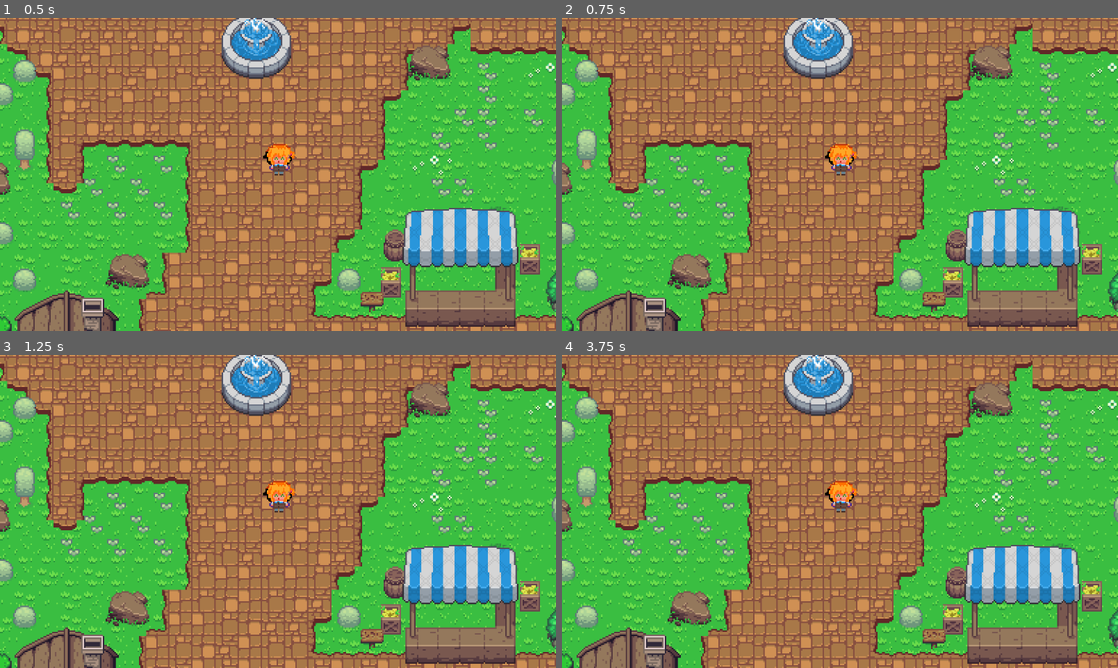
Above: before the commit, frames 1-4 (two rows, left to right).
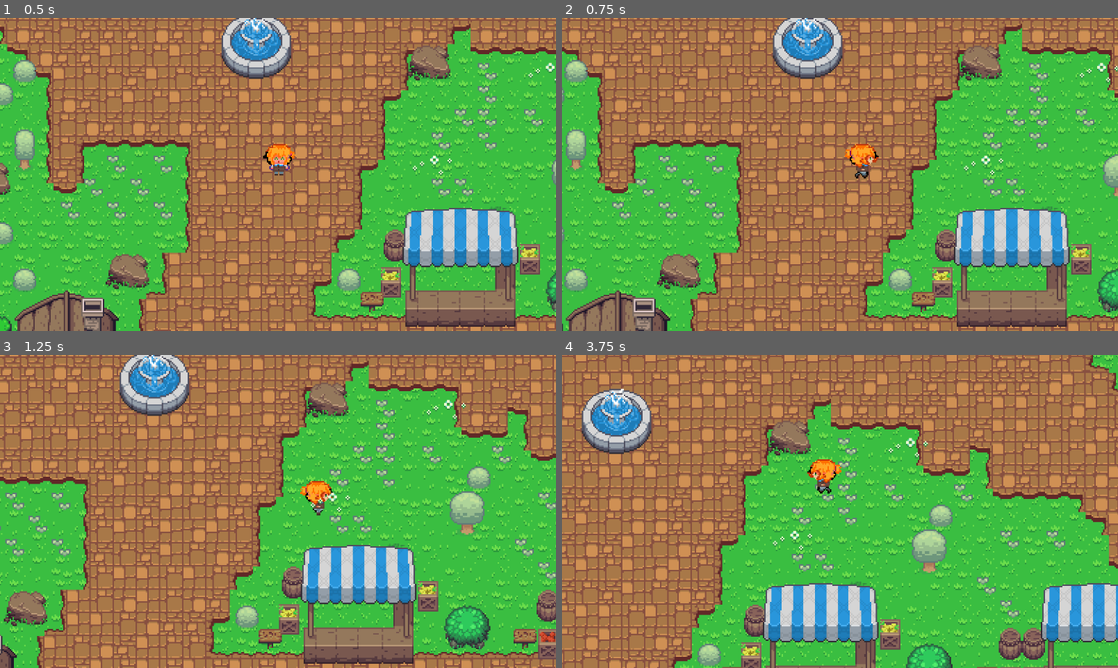
Above: after the commit, the same moments.

Repository: AiNhi-06/PLF
Game: Godot game, scene res://scenes/đất.tscn
Same seed, same stepped clock (60 frames per second), same inputs: the game is played once before the commit and once after it.
Inputs:
- Up to frame 1 (0.5 s): no input
- Up to frame 2 (0.75 s): tap Enter at 0.5 s; hold D (right) from 0.53 s (still down)
- Up to frame 3 (1.25 s): keep holding D (right)
- Up to frame 4 (3.75 s): release D (right) at 1.28 s; hold S (down) 1.28-2.03 s; hold D (right) 2.03-2.78 s; hold W (up) 2.78-3.53 s; hold A (left) from 3.53 s (still down)

Frame 1 is identical in both runs. In frame 2, 50% of the frame differs, in the area x 0-100%, y 0-100%; in frame 3, 73%; in frame 4, 82%.
Error before the commit: Parse Error: Unexpected identifier "Đường" in class body. (res://scripts/player.gd:57)

Commit message:
sửa folder

Diff:
--- a/assets/Tilesets/game_tile_set.tres
+++ b/assets/Tilesets/game_tile_set.tres
@@ -1,12 +1,12 @@
 [gd_resource type="TileSet" format=3 uid="uid://dbm5k2ky0wuma"]
 
-[ext_resource type="Texture2D" uid="uid://di3wn8wxpcmo0" path="res://assets/assets/Pixel Farming Base Pack/Tilesets/tileset_grass.png" id="1_pi5w0"]
-[ext_resource type="Texture2D" uid="uid://cbov6ajbe5pml" path="res://assets/assets/Free Pack/Overworld.png" id="2_hu6sp"]
-[ext_resource type="Texture2D" uid="uid://bflm7fm5wkx6h" path="res://assets/assets/sproutland/Fences.png" id="3_0b0mn"]
-[ext_resource type="Texture2D" uid="uid://8d27v08v23rm" path="res://assets/assets/Free Pack/Environment/Props/Static/Rocks.png" id="3_ow828"]
-[ext_resource type="Texture2D" uid="uid://cndn0ry1uowuw" path="res://assets/assets/Flowers.png" id="4_0b0mn"]
-[ext_resource type="Texture2D" uid="uid://c43etkcncluj6" path="res://assets/assets/House-Photoroom (Phone).png" id="5_ow828"]
-[ext_resource type="Texture2D" uid="uid://bunh0sklkpukl" path="res://assets/assets/Furniture 1-Photoroom.png" id="6_ow828"]
+[ext_resource type="Texture2D" uid="uid://di3wn8wxpcmo0" path="res://assets/Pixel Farming Base Pack/Tilesets/tileset_grass.png" id="1_pi5w0"]
+[ext_resource type="Texture2D" uid="uid://cbov6ajbe5pml" path="res://assets/Free Pack/Overworld.png" id="2_hu6sp"]
+[ext_resource type="Texture2D" uid="uid://bflm7fm5wkx6h" path="res://assets/sproutland/Fences.png" id="3_0b0mn"]
+[ext_resource type="Texture2D" uid="uid://8d27v08v23rm" path="res://assets/Free Pack/Environment/Props/Static/Rocks.png" id="3_ow828"]
+[ext_resource type="Texture2D" uid="uid://cndn0ry1uowuw" path="res://assets/Flowers.png" id="4_0b0mn"]
+[ext_resource type="Texture2D" uid="uid://c43etkcncluj6" path="res://assets/House-Photoroom (Phone).png" id="5_ow828"]
+[ext_resource type="Texture2D" uid="uid://bunh0sklkpukl" path="res://assets/Furniture 1-Photoroom.png" id="6_ow828"]
 
 [sub_resource type="TileSetAtlasSource" id="TileSetAtlasSource_ow828"]
 texture = ExtResource("1_pi5w0")
--- a/assets/Tilesets/hoúe.tres
+++ b/assets/Tilesets/hoúe.tres
@@ -2,9 +2,9 @@
 
 [ext_resource type="Texture2D" uid="uid://bunh0sklkpukl" path="res://assets/Furniture 1-Photoroom.png" id="1_yqwks"]
 [ext_resource type="Texture2D" uid="uid://c43etkcncluj6" path="res://assets/House-Photoroom (Phone).png" id="2_g7d0f"]
-[ext_resource type="Texture2D" uid="uid://c2xrnjxdxlwpr" path="res://house.png" id="2_j01fk"]
-[ext_resource type="Texture2D" uid="uid://dhh8r20dxedut" path="res://assets/inside-Photoroom (Phone).png" id="3_g7d0f"]
-[ext_resource type="Texture2D" uid="uid://7vwc0bcik08c" path="res://Tilesets/house-Photoroom.png" id="5_fwxv3"]
+[ext_resource type="Texture2D" uid="uid://c2xrnjxdxlwpr" path="res://assets/house.png" id="2_j01fk"]
+[ext_resource type="Texture2D" uid="uid://dhh8r20dxedut" path="res://assets/in_home/inside-Photoroom (Phone).png" id="3_g7d0f"]
+[ext_resource type="Texture2D" path="res://Tilesets/house-Photoroom.png" id="5_fwxv3"]
 
 [sub_resource type="TileSetAtlasSource" id="TileSetAtlasSource_j01fk"]
 texture = ExtResource("1_yqwks")
--- a/scenes/fish_map.tscn
+++ b/scenes/fish_map.tscn
@@ -1,7 +1,7 @@
 [gd_scene format=4 uid="uid://duiwaf0b45xma"]
 
 [ext_resource type="Texture2D" uid="uid://dn6hxge70n467" path="res://assets/map/Overworld.png" id="1_efpse"]
-[ext_resource type="Texture2D" uid="uid://cbov6ajbe5pml" path="res://assets/assets/Free Pack/Overworld.png" id="2_f183j"]
+[ext_resource type="Texture2D" uid="uid://cbov6ajbe5pml" path="res://assets/Free Pack/Overworld.png" id="2_f183j"]
 
 [sub_resource type="TileSetAtlasSource" id="TileSetAtlasSource_jl6he"]
 texture = ExtResource("1_efpse")
--- a/scenes/inventory_ui.gd
+++ b/scenes/inventory_ui.gd
@@ -2,18 +2,27 @@
 
 var is_open = false
 
+# 1. Khai báo đường dẫn chuẩn đến file bạn vừa lưu
+@onready var grid_container = $MarginContainer/GridContainer
+var slot_scene = preload("res://scenes/ui/InventorySlot.tscn")
+
 func _ready():
-	visible = false # Lúc đầu vào game thì ẩn túi đồ đi
+	visible = false
+	# 2. Gọi hàm tạo sẵn 20 ô khi game vừa load
+	create_slots(20)
 
 func toggle():
 	is_open = !is_open
 	visible = is_open
-
-	# Dừng game hoặc chạy tiếp khi mở/đóng túi đồ
 	get_tree().paused = is_open
 
-	# Hiện/Ẩn chuột để tương tác với vật phẩm
 	if is_open:
 		Input.mouse_mode = Input.MOUSE_MODE_VISIBLE
 	else:
 		Input.mouse_mode = Input.MOUSE_MODE_CAPTURED
+
+# 3. Thêm hàm tạo ô này vào cuối script
+func create_slots(amount: int):
+	for i in range(amount):
+		var new_slot = slot_scene.instantiate()
+		grid_container.add_child(new_slot)
--- /dev/null
+++ b/scenes/ui/InventorySlot.tscn
@@ -0,0 +1,16 @@
+[gd_scene format=3 uid="uid://d3j1weqlgo4wb"]
+
+[ext_resource type="Texture2D" uid="uid://cea5rddbxmpbb" path="res://assets/inventorySlot.png" id="1_y842j"]
+
+[node name="InventorySlot" type="Node2D" unique_id=970558150]
+
+[node name="PanelContainer" type="PanelContainer" parent="." unique_id=1386888839]
+custom_minimum_size = Vector2(32, 32)
+offset_right = 40.0
+offset_bottom = 40.0
+
+[node name="TextureRect" type="TextureRect" parent="PanelContainer" unique_id=1322407561]
+layout_mode = 2
+texture = ExtResource("1_y842j")
+expand_mode = 1
+stretch_mode = 5
--- a/scenes/đất.tscn
+++ b/scenes/đất.tscn
@@ -15,9 +15,6 @@
 [node name="player" parent="." unique_id=569254798 instance=ExtResource("2_xlvum")]
 position = Vector2(566, 297)
 script = ExtResource("3_xlvum")
-speed = null
-acceleration = null
-friction = null
 
 [node name="Camera2D" type="Camera2D" parent="player" unique_id=40742457 node_paths=PackedStringArray("tilemap")]
 zoom = Vector2(3, 3)
@@ -29,3 +26,11 @@
 
 [node name="InventoryUI" type="CanvasLayer" parent="CanvasLayer" unique_id=1285807023]
 script = ExtResource("5_tko8g")
+
+[node name="NinePatchRect" type="NinePatchRect" parent="CanvasLayer/InventoryUI" unique_id=1855038552]
+offset_right = 40.0
+offset_bottom = 40.0
+
+[node name="MarginContainer" type="MarginContainer" parent="CanvasLayer/InventoryUI" unique_id=49556733]
+offset_right = 40.0
+offset_bottom = 40.0
--- a/scripts/player.gd
+++ b/scripts/player.gd
@@ -54,7 +54,7 @@
 			animated_sprite.play("idle_up")
 
 
-Đường dẫn này tùy thuộc vào việc bạn đặt CanvasLayer ở đâu.
+#Đường dẫn này tùy thuộc vào việc bạn đặt CanvasLayer ở đâu.
 # Nếu CanvasLayer là con của Game (cùng cấp với player) như hình trước:
 @onready var inventory_ui = $"../CanvasLayer/InventoryUI"
 
@@ -63,7 +63,3 @@
 	if event.is_action_pressed("toggle_inventory"):
 		if inventory_ui:
 			inventory_ui.toggle()
-
-func _physics_process(delta):
-	# Code di chuyển của player vẫn giữ nguyên ở đây...
-	pass
Renamed: assets/assets/Flowers.png -> assets/Flowers.png
Not shown, added: assets/Flowers.png.import
Renamed: assets/assets/Free Pack/Entities/Characters/Body_A/Animations/Carry_Idle/Carry_Idle_Down-Sheet.png -> assets/Free Pack/Entities/Characters/Body_A/Animations/Carry_Idle/Carry_Idle_Down-Sheet.png
Not shown, added: assets/Free Pack/Entities/Characters/Body_A/Animations/Carry_Idle/Carry_Idle_Down-Sheet.png.import
Renamed: assets/assets/Free Pack/Entities/Characters/Body_A/Animations/Carry_Idle/Carry_Idle_Down.aseprite -> assets/Free Pack/Entities/Characters/Body_A/Animations/Carry_Idle/Carry_Idle_Down.aseprite
Renamed: assets/assets/Free Pack/Entities/Characters/Body_A/Animations/Carry_Idle/Carry_Idle_Side-Sheet.png -> assets/Free Pack/Entities/Characters/Body_A/Animations/Carry_Idle/Carry_Idle_Side-Sheet.png
Not shown, added: assets/Free Pack/Entities/Characters/Body_A/Animations/Carry_Idle/Carry_Idle_Side-Sheet.png.import
Renamed: assets/assets/Free Pack/Entities/Characters/Body_A/Animations/Carry_Idle/Carry_Idle_Side.aseprite -> assets/Free Pack/Entities/Characters/Body_A/Animations/Carry_Idle/Carry_Idle_Side.aseprite
Renamed: assets/assets/Free Pack/Entities/Characters/Body_A/Animations/Carry_Idle/Carry_Idle_Up-Sheet.png -> assets/Free Pack/Entities/Characters/Body_A/Animations/Carry_Idle/Carry_Idle_Up-Sheet.png
Not shown, added: assets/Free Pack/Entities/Characters/Body_A/Animations/Carry_Idle/Carry_Idle_Up-Sheet.png.import
Renamed: assets/assets/Free Pack/Entities/Characters/Body_A/Animations/Carry_Idle/Carry_Idle_Up.aseprite -> assets/Free Pack/Entities/Characters/Body_A/Animations/Carry_Idle/Carry_Idle_Up.aseprite
Renamed: assets/assets/Free Pack/Entities/Characters/Body_A/Animations/Carry_Run/Carry_Run_Down-Sheet.png -> assets/Free Pack/Entities/Characters/Body_A/Animations/Carry_Run/Carry_Run_Down-Sheet.png
(and 773 more such lines)
